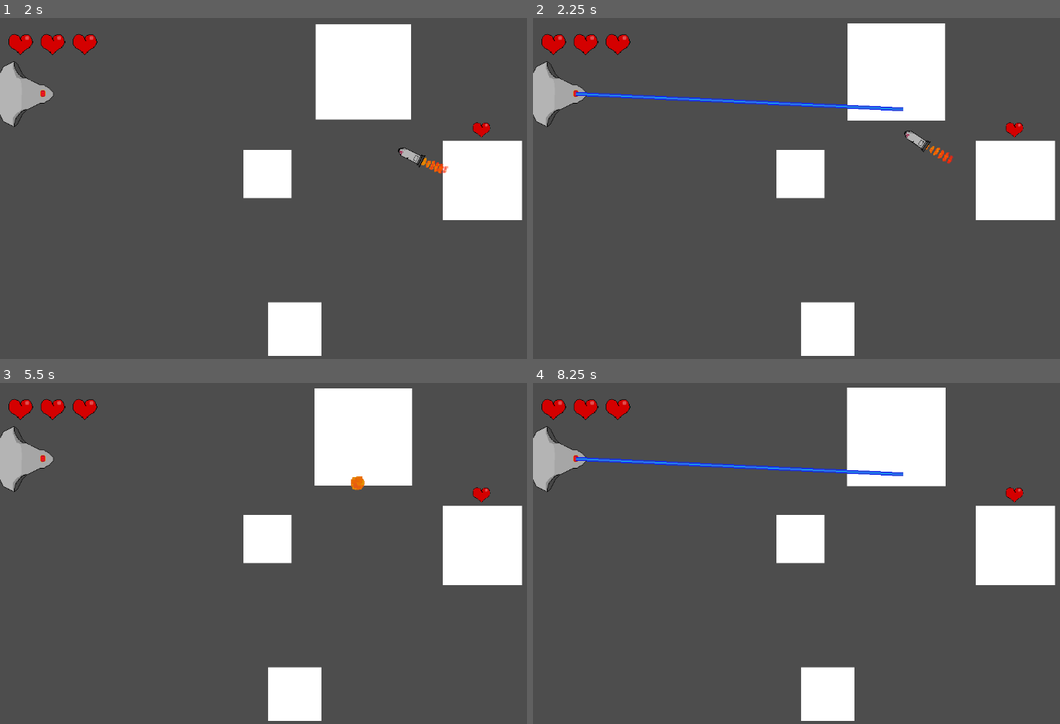
Above: before the commit, frames 1-4 (two rows, left to right).
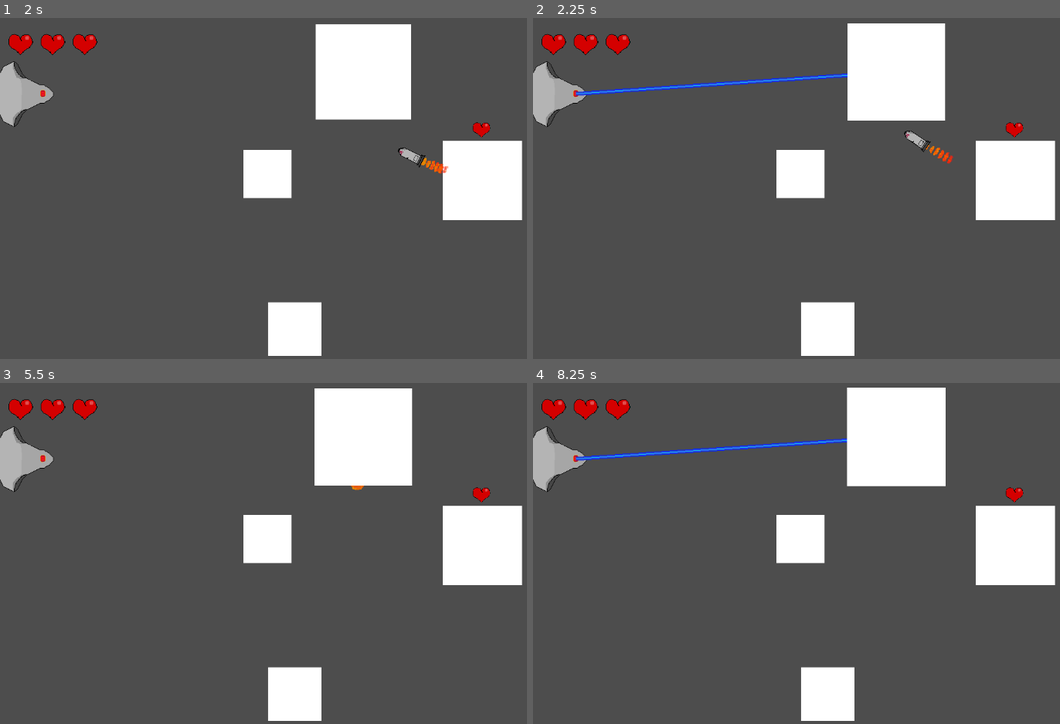
Above: after the commit, the same moments.

Repository: farkon00/GMTK2024
Game: Godot game, scene res://Main.tscn
The game is run twice, just before and just after one commit, with the same random seed, the same clock (stepped at 60 frames per second) and the same inputs.
Inputs (mouse positions are in pixels of both pictures, inside the frame that each line leads up to):
- Up to frame 1 (2 s): tap Enter at 0.5 s; move the mouse to (442, 168) at 0.52 s; click (442, 168) at 0.67 s; move the mouse to (184, 202) at 1.27 s; click (184, 202) at 1.42 s
- Up to frame 2 (2.25 s): move the mouse to (901, 110) at 2.02 s; click (901, 110) at 2.17 s
- Up to frame 3 (5.5 s): move the mouse to (279, 621) at 2.77 s; click (279, 621) at 2.92 s; tap Space at 3.5 s; move the mouse to (495, 601) at 3.52 s; click (495, 601) at 3.67 s; move the mouse to (121, 498) at 4.27 s; click (121, 498) at 4.42 s; move the mouse to (337, 550) at 5.02 s; click (337, 550) at 5.17 s
- Up to frame 4 (8.25 s): move the mouse to (749, 464) at 5.77 s; click (749, 464) at 5.92 s; tap Enter at 6.5, 8 s; move the mouse to (975, 533) at 6.52 s; click (975, 533) at 6.67 s; tap Space at 7.25 s; move the mouse to (717, 567) at 7.27 s; click (717, 567) at 7.42 s; move the mouse to (901, 475) at 8.02 s; click (901, 475) at 8.17 s

Frame 1 is identical in both runs. In frame 2, 1.3% of the frame differs, in the area x 8-71%, y 16-28%; in frame 3, less than 0.1%; in frame 4, 1.3%.

Commit message:
Fixing laser pointing to cursor instead of planet

Diff:
--- a/Main.tscn
+++ b/Main.tscn
@@ -63,7 +63,7 @@
 sprite_frames = ExtResource("2_h6t5m")
 
 [node name="Laser" type="Sprite2D" parent="Player"]
-z_index = 5
+z_index = 3
 texture_filter = 3
 position = Vector2(30, -1)
 texture = ExtResource("3_alwoh")
--- a/Nodes/planet.tscn
+++ b/Nodes/planet.tscn
@@ -14,6 +14,7 @@
 shape = SubResource("RectangleShape2D_3hqci")
 
 [node name="ColorRect" type="ColorRect" parent="."]
+z_index = 5
 offset_left = -20.3097
 offset_top = -20.4007
 offset_right = 19.6903
--- a/Scripts/Player.gd
+++ b/Scripts/Player.gd
@@ -21,9 +21,9 @@
 	elif laser_state == -1:
 		laser.texture = remove_laser_res
 
-	laser.scale.x = (get_global_mouse_position() - position - laser_base).length()
-	laser.position = laser_base + (get_global_mouse_position() - position - laser_base) / 2
-	laser.rotation = (get_global_mouse_position() - position - laser_base).angle()
+	laser.scale.x = (GameManager.instance.currently_changing.position - position - laser_base).length()
+	laser.position = laser_base + (GameManager.instance.currently_changing.position - position - laser_base) / 2
+	laser.rotation = (GameManager.instance.currently_changing.position - position - laser_base).angle()
 	laser.visible = true
 
 func _process(_delta):
